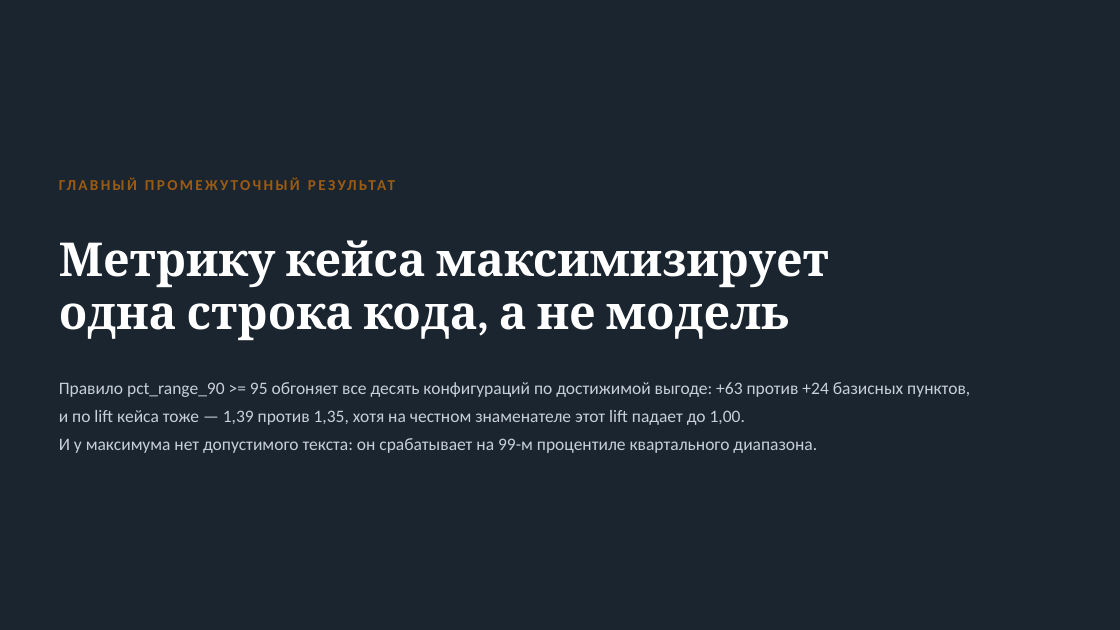
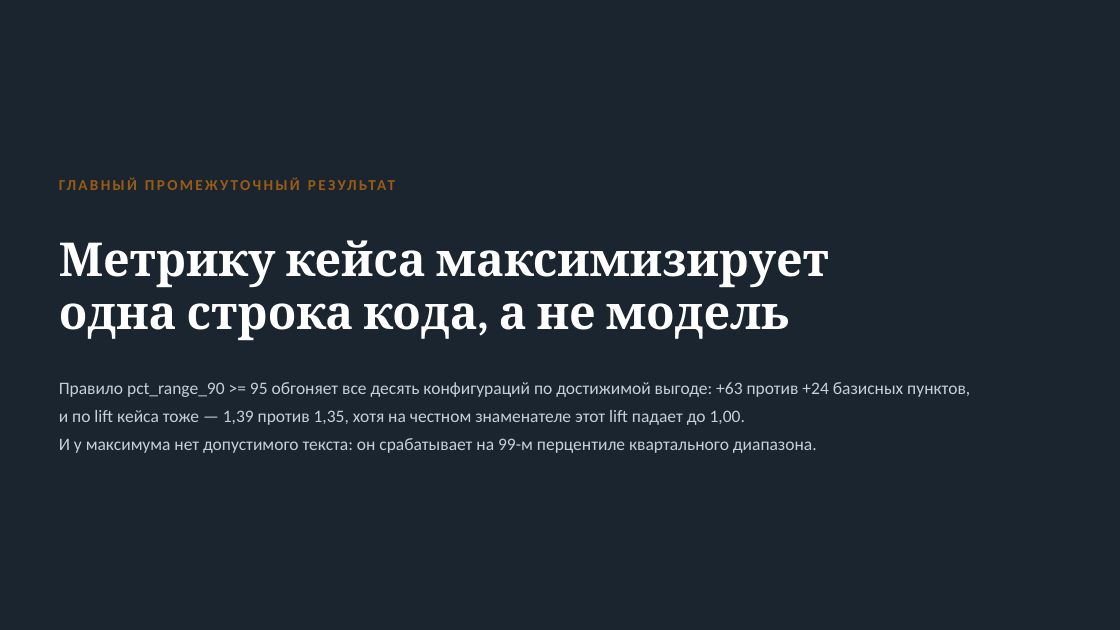
Before and after one commit to tarma3v/international_transfers_signals, a slide deck: slide 4 of submission/prezentaciya-promezhutochnaya.pptx. Drawn at 1120x630 pixels with LibreOffice and Linux fonts; fonts in the diff are those of the drawing. Boxes give left, top, right and bottom in pixels: in the first picture for what was removed or moved away, otherwise in the second. Text is boxed around its words. In the diff, an @@ line names an element or a change of style, - is before the commit and + after.

```diff
--- a/submission/prezentaciya-promezhutochnaya.pptx
+++ b/submission/prezentaciya-promezhutochnaya.pptx
@@ text at <box>59,438,817,453</box>: text changed @@
-И у максимума нет допустимого текста: он срабатывает на 99-м процентиле квартального диапазона.
+И у максимума нет допустимого текста: он срабатывает на 99-м перцентиле квартального диапазона.
```
Also in this commit, not shown: 33 other files.
